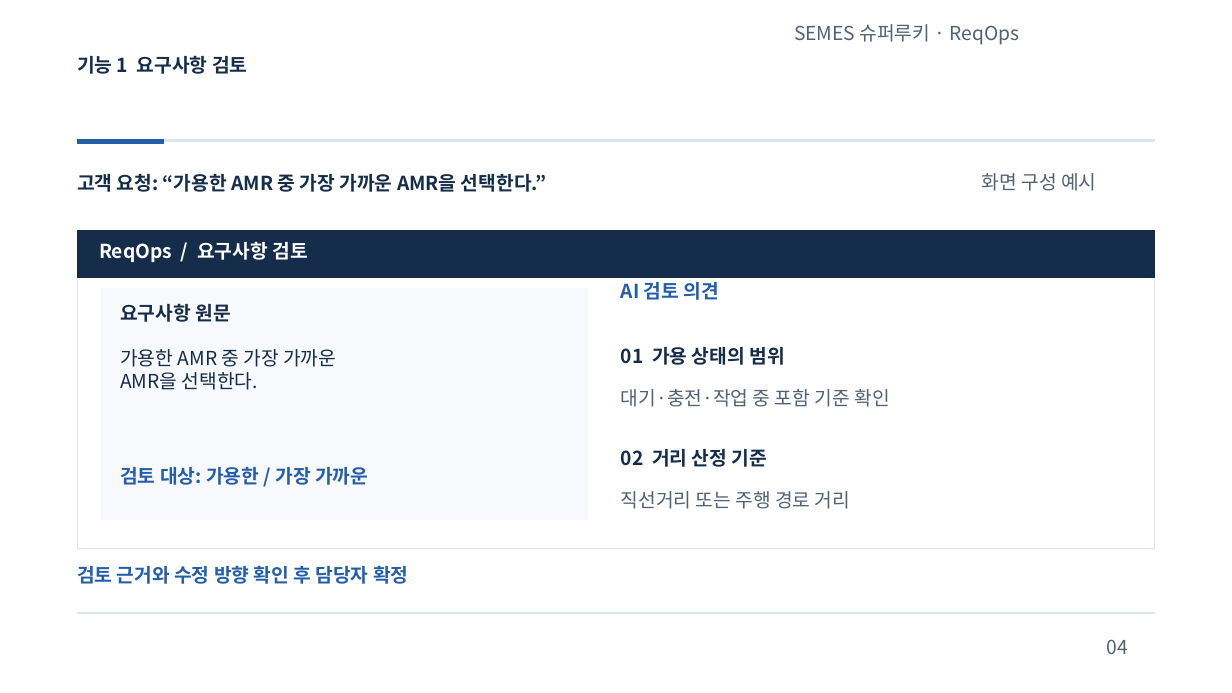
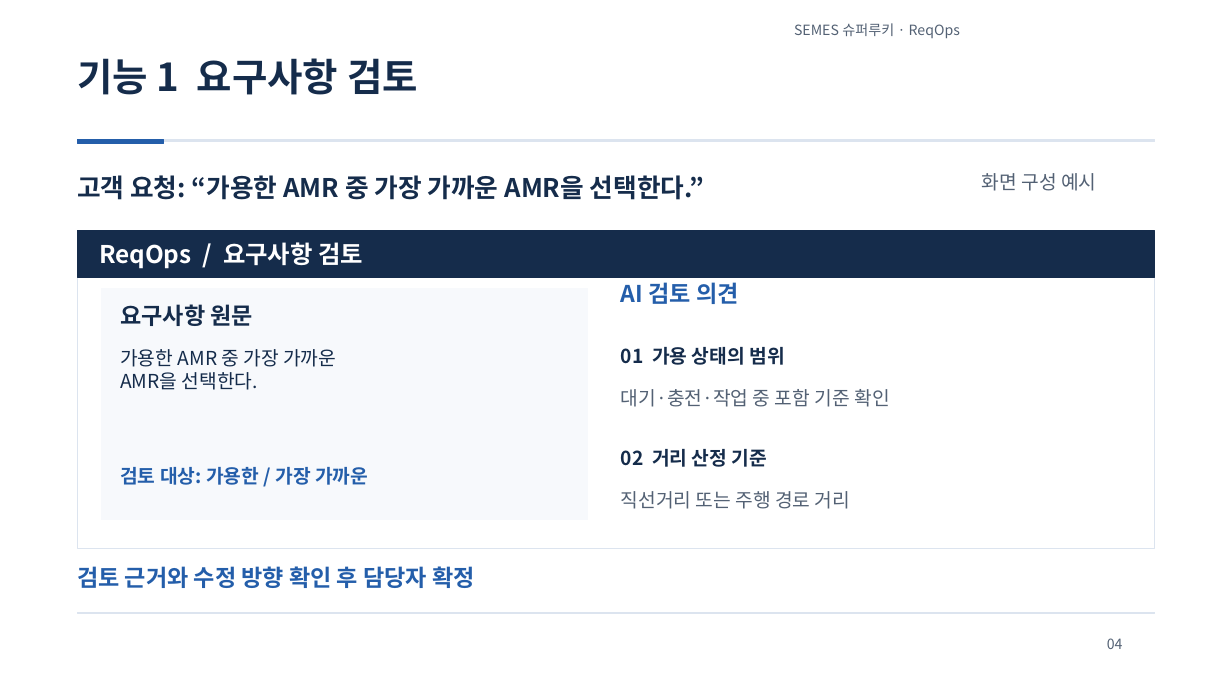
Before and after one commit to jihunhan98/semes-superrookie, a slide deck: slide 4 of docs/presentations/ReqOps_SuperRookie.pptx. Drawn at 1232x693 pixels with LibreOffice and Linux fonts; fonts in the diff are those of the drawing. Boxes give left, top, right and bottom in pixels: in the first picture for what was removed or moved away, otherwise in the second. Text is boxed around its words. In the diff, an @@ line names an element or a change of style, - is before the commit and + after.

```diff
--- a/docs/presentations/ReqOps_SuperRookie.pptx
+++ b/docs/presentations/ReqOps_SuperRookie.pptx
@@ text "SEMES 슈퍼루키 · ReqOps" at <box>794,23,960,38</box>: size 15 to 11 pt @@
@@ text "기능 1 요구사항 검토" at <box>77,58,418,95</box>: size 15 to 30 pt @@
@@ text "고객 요청: “가용한 AMR 중 ..." at <box>77,175,704,200</box>: size 15 to 20 pt @@
@@ text "ReqOps / 요구사항 검토" at <box>99,242,363,269</box>: size 15 to 19 pt @@
@@ size 15 to 18 pt in 3 elements at <box>120,304,254,326</box>, <box>621,282,739,304</box>, <box>77,566,475,588</box> @@
@@ text "04" at <box>1107,638,1123,649</box>: size 15 to 11 pt @@
```
Also in this commit, not shown: 9 other slides changed.
